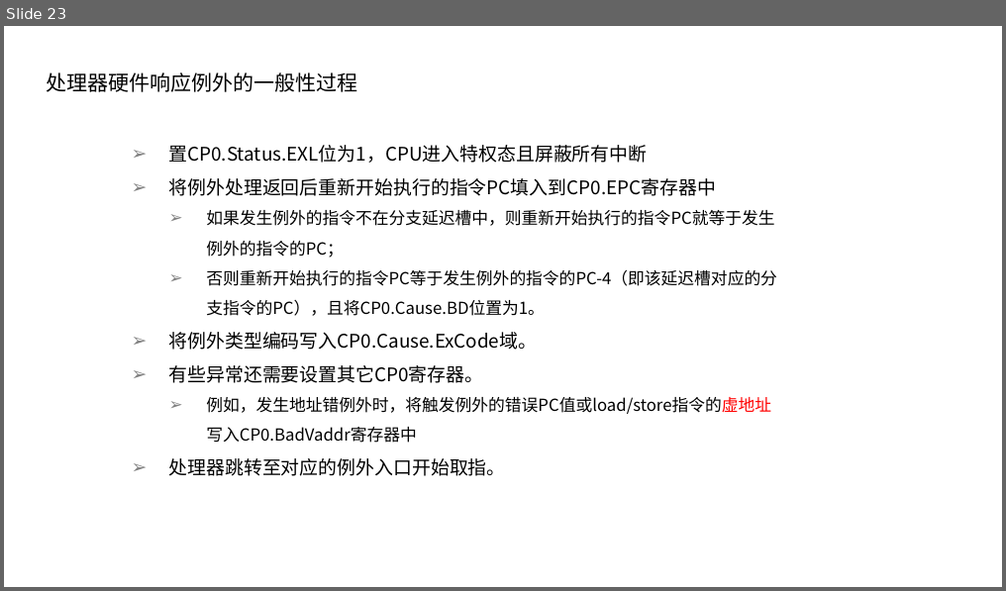
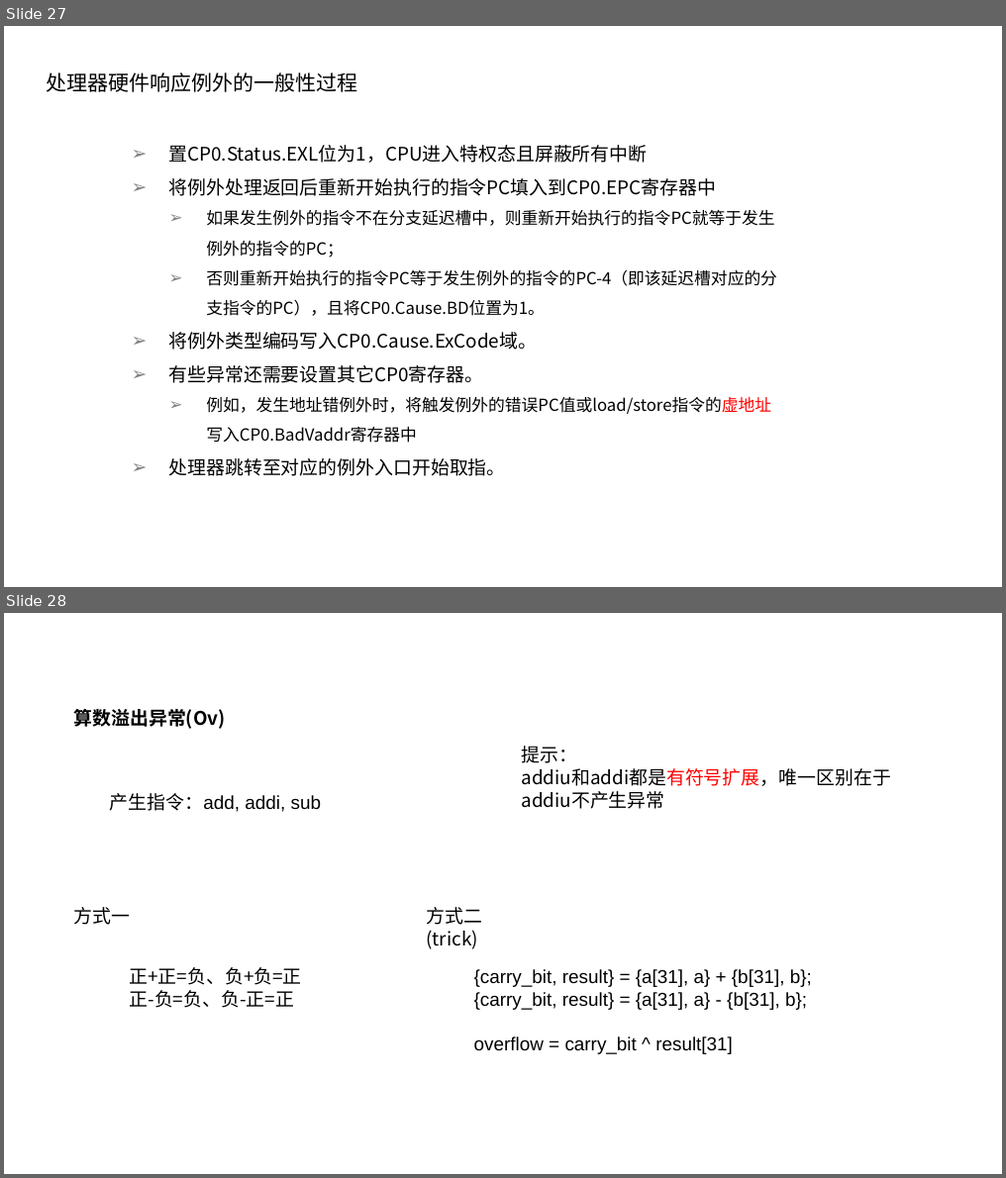
Before and after one commit to y0fy/CO-lab-material-CQU, a slide deck: doc/ppt/2020/硬综讲解1.pptx. Shown one above the other, each under a label of ours: slide 23 before the commit, slides 27 and 28 after it. The pictures are 1006x591 and 1006x1178 pixels, drawn with LibreOffice and Linux fonts; fonts in the diff are those of the drawing. Boxes give left, top, right and bottom in pixels: in the first picture for what was removed or moved away, otherwise in the second. Text is boxed around its words. In the diff, an @@ line names an element or a change of style, - is before the commit and + after.

```diff
--- a/doc/ppt/2020/硬综讲解1.pptx
+++ b/doc/ppt/2020/硬综讲解1.pptx
@@ slide 28 added at box(4, 613, 1002, 1174), background #FFFFFF @@
@@ text added at box(74, 709, 226, 729), 18 pt, text #000000, bold @@
+算数溢出异常(Ov)
@@ text added at box(521, 746, 891, 809), 18 pt, text #000000 @@
+提示：
+addiu和addi都是有符号扩展，唯一区别在于addiu不产生异常
@@ text added at box(110, 793, 321, 812), 18 pt, text #000000 @@
+产生指令：add, addi, sub
@@ text added at box(74, 907, 131, 925), 18 pt, text #000000 @@
+方式一
@@ text added at box(426, 907, 482, 950), 18 pt, text #000000 @@
+方式二(trick)
@@ text added at box(130, 967, 302, 1008), 18 pt, text #000000 @@
+正+正=负、负+负=正
+正-负=负、负-正=正
@@ text added at box(474, 969, 812, 1055), 18 pt, text #000000 @@
+{carry_bit, result} = {a[31], a} + {b[31], b};
+{carry_bit, result} = {a[31], a} - {b[31], b};
+overflow = carry_bit ^ result[31]
@@ what was slide 23 is now slide 27 @@
```
Also in this commit, not shown: 14 slides changed, 22 other slides added, 6 slides removed, 3 other files.
